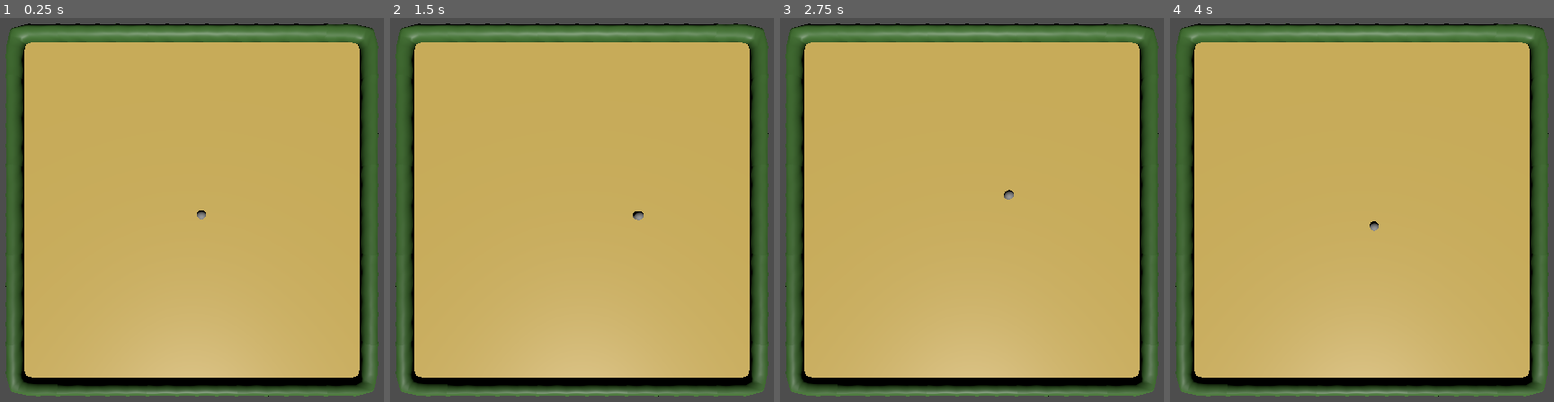
Above: before the commit, frames 1-4 (left to right).
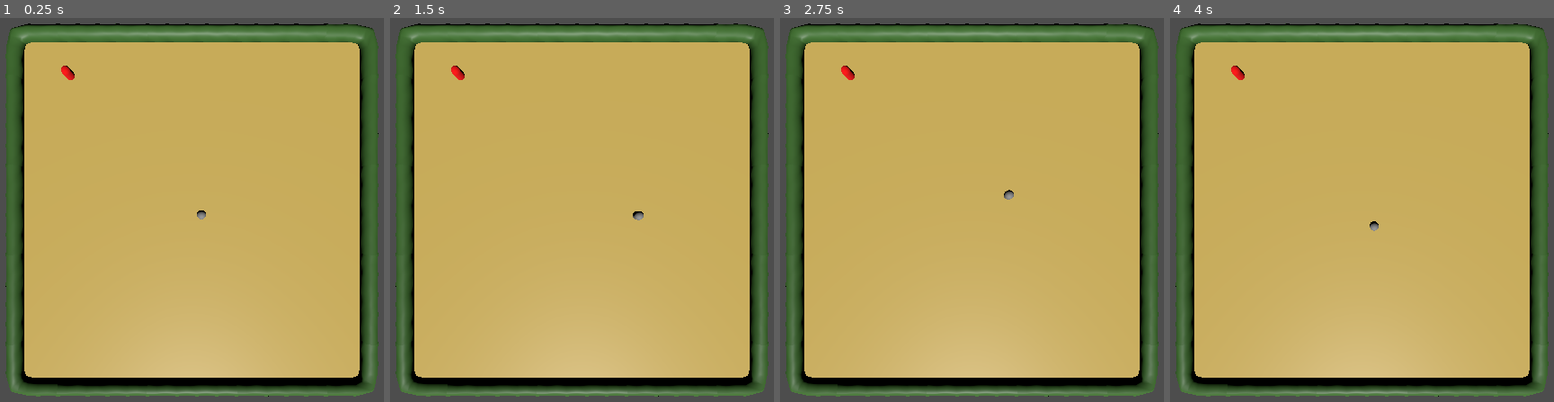
Above: after the commit, the same moments.

Repository: paxwort/microjam-59
Game: Godot game, scene res://Scenes/gameplay-scene.tscn
Same seed, same stepped clock (60 frames per second), same inputs: the game is played once before the commit and once after it. The project has no main scene, so this scene is started directly.
Inputs (mouse positions are in pixels of both pictures, inside the frame that each line leads up to):
- Up to frame 1 (0.25 s): no input
- Up to frame 2 (1.5 s): tap Enter at 0.5 s; move the mouse to (739, 190) at 0.52 s; click (739, 190) at 0.67 s; tap Space at 1.25 s; move the mouse to (439, 229) at 1.27 s; click (439, 229) at 1.42 s
- Up to frame 3 (2.75 s): tap Enter at 2 s; move the mouse to (1044, 121) at 2.02 s; click (1044, 121) at 2.17 s
- Up to frame 4 (4 s): move the mouse to (1327, 290) at 2.77 s; click (1327, 290) at 2.92 s; move the mouse to (outside the picture) at 3.52 s; click (outside the picture) at 3.67 s

The runs differ from the first frame. In frame 1, less than 0.1% of the frame differs, in the area x 15-20%, y 12-17%; in frame 2, less than 0.1%; in frame 3, less than 0.1%; in frame 4, less than 0.1%.

Commit message:
Added enemy detection

Diff:
--- /dev/null
+++ b/Prefabs/units/enemy1.tscn
@@ -0,0 +1,45 @@
+[gd_scene format=3 uid="uid://0eheyviiedvo"]
+
+[ext_resource type="Script" uid="uid://cd5q20xiplt08" path="res://Scripts/characters/character_controller.gd" id="1_lvu0w"]
+[ext_resource type="Script" uid="uid://df8mhgdnot34" path="res://Scripts/characters/components/health_component.gd" id="2_j5edr"]
+[ext_resource type="Script" uid="uid://c5p018jgbut74" path="res://Scripts/characters/components/movement_component.gd" id="3_4ahrx"]
+[ext_resource type="Script" uid="uid://b5ub0e6hj1bfj" path="res://Scripts/characters/components/detection_component.gd" id="4_j5edr"]
+
+[sub_resource type="CapsuleShape3D" id="CapsuleShape3D_dofil"]
+
+[sub_resource type="CapsuleMesh" id="CapsuleMesh_0l0s8"]
+
+[sub_resource type="StandardMaterial3D" id="StandardMaterial3D_lvu0w"]
+albedo_color = Color(1, 0, 0, 1)
+
+[sub_resource type="CylinderShape3D" id="CylinderShape3D_lvu0w"]
+radius = 10.0
+
+[node name="Node3D" type="Node3D" unique_id=281305702]
+
+[node name="CharacterBody3D" type="CharacterBody3D" parent="." unique_id=664548436 groups=["Enemies"]]
+transform = Transform3D(1, 0, 0, 0, 1, 0, 0, 0, 1, 0, 1, 0)
+script = ExtResource("1_lvu0w")
+
+[node name="HealthComponent" type="Node" parent="CharacterBody3D" unique_id=1259452294]
+script = ExtResource("2_j5edr")
+
+[node name="MovementComponent" type="Node3D" parent="CharacterBody3D" unique_id=198029386]
+transform = Transform3D(1, 0, 0, 0, 1, 0, 0, 0, 1, 0, -1, 0)
+script = ExtResource("3_4ahrx")
+speed = 0.0
+
+[node name="NavigationAgent3D" type="NavigationAgent3D" parent="CharacterBody3D/MovementComponent" unique_id=507480189]
+
+[node name="CollisionShape3D" type="CollisionShape3D" parent="CharacterBody3D" unique_id=218177442]
+shape = SubResource("CapsuleShape3D_dofil")
+
+[node name="MeshInstance3D" type="MeshInstance3D" parent="CharacterBody3D" unique_id=470609779]
+mesh = SubResource("CapsuleMesh_0l0s8")
+surface_material_override/0 = SubResource("StandardMaterial3D_lvu0w")
+
+[node name="DetectionComponent" type="Area3D" parent="CharacterBody3D" unique_id=252693936]
+script = ExtResource("4_j5edr")
+
+[node name="CollisionShape3D" type="CollisionShape3D" parent="CharacterBody3D/DetectionComponent" unique_id=36981494]
+shape = SubResource("CylinderShape3D_lvu0w")
--- a/Prefabs/units/unit1.tscn
+++ b/Prefabs/units/unit1.tscn
@@ -8,21 +8,23 @@
 
 [sub_resource type="CapsuleMesh" id="CapsuleMesh_0l0s8"]
 
-[node name="CharacterBody3D" type="CharacterBody3D" unique_id=664548436]
+[node name="Node3D" type="Node3D" unique_id=802232784]
+
+[node name="CharacterBody3D" type="CharacterBody3D" parent="." unique_id=664548436 groups=["Chickens"]]
 transform = Transform3D(1, 0, 0, 0, 1, 0, 0, 0, 1, 0, 1, 0)
 script = ExtResource("1_0l0s8")
 
-[node name="HealthComponent" type="Node" parent="." unique_id=1259452294]
+[node name="HealthComponent" type="Node" parent="CharacterBody3D" unique_id=1259452294]
 script = ExtResource("2_610me")
 
-[node name="MovementComponent" type="Node3D" parent="." unique_id=198029386]
+[node name="MovementComponent" type="Node3D" parent="CharacterBody3D" unique_id=198029386]
 transform = Transform3D(1, 0, 0, 0, 1, 0, 0, 0, 1, 0, -1, 0)
 script = ExtResource("3_x080m")
 
-[node name="NavigationAgent3D" type="NavigationAgent3D" parent="MovementComponent" unique_id=507480189]
+[node name="NavigationAgent3D" type="NavigationAgent3D" parent="CharacterBody3D/MovementComponent" unique_id=507480189]
 
-[node name="CollisionShape3D" type="CollisionShape3D" parent="." unique_id=218177442]
+[node name="CollisionShape3D" type="CollisionShape3D" parent="CharacterBody3D" unique_id=218177442]
 shape = SubResource("CapsuleShape3D_dofil")
 
-[node name="MeshInstance3D" type="MeshInstance3D" parent="." unique_id=470609779]
+[node name="MeshInstance3D" type="MeshInstance3D" parent="CharacterBody3D" unique_id=470609779]
 mesh = SubResource("CapsuleMesh_0l0s8")
--- a/Scenes/gameplay-scene.tscn
+++ b/Scenes/gameplay-scene.tscn
@@ -2,6 +2,7 @@
 
 [ext_resource type="PackedScene" uid="uid://cnjfr1najode1" path="res://Scenes/_base_env_lvl_1.tscn" id="1_geme8"]
 [ext_resource type="PackedScene" uid="uid://dgqwhhka8on0i" path="res://Prefabs/units/unit1.tscn" id="2_geme8"]
+[ext_resource type="PackedScene" uid="uid://0eheyviiedvo" path="res://Prefabs/units/enemy1.tscn" id="3_yyx7o"]
 
 [sub_resource type="NavigationMesh" id="NavigationMesh_2vprq"]
 vertices = PackedVector3Array(18.319153, 0.5, 18.819149, 18.819153, 0.5, 17.569149, 18.569153, 0.5, -18.680851, -18.680847, 0.5, -18.680851, -18.680847, 0.5, 18.569149)
@@ -24,3 +25,6 @@
 transform = Transform3D(1, 0, 0, 0, 0.7071068, 0.7071068, 0, -0.7071068, 0.7071068, 0, 26.886759, 10.571879)
 
 [node name="Unit1" parent="." unique_id=622480961 instance=ExtResource("2_geme8")]
+
+[node name="Enemy1" parent="." unique_id=281305702 instance=ExtResource("3_yyx7o")]
+transform = Transform3D(1, 0, 0, 0, 1, 0, 0, 0, 1, -13.901617, 0, -15.364186)
--- a/Scripts/characters/character_controller.gd
+++ b/Scripts/characters/character_controller.gd
@@ -7,12 +7,10 @@
 func _ready() -> void:
 	var target = Vector3(10, 0, 5)
 	_movementComponent.move_to_location(target)
-	print_debug("Current health: %s" % _healthComponent.get_health())
 
 
 func _unhandled_input(event: InputEvent) -> void:
 	if event is InputEventMouseButton and event.button_index == MOUSE_BUTTON_LEFT and event.pressed:
-		print_debug("Click detected")
 		var camera: Camera3D = get_viewport().get_camera_3d()
 		if not camera:
 			push_warning("Point and Click failed: No active Camera3D found in the viewport.")
--- /dev/null
+++ b/Scripts/characters/components/detection_component.gd
@@ -0,0 +1,19 @@
+class_name DetectionComponent
+extends Area3D
+
+signal player_entered_area(player: Node3D)
+signal player_lost()
+
+var current_target: Node3D
+
+func _ready() -> void:
+	body_entered.connect(_on_body_entered)
+	body_exited.connect(_on_body_exited)
+
+func _on_body_entered(body: Node3D) -> void:
+	if body.is_in_group("Chickens"):
+		print_debug("Chicken entered area")
+
+func _on_body_exited(body: Node3D) -> void:
+	if body.is_in_group("Chickens"):
+		print_debug("Chicken exited area")
--- a/Scripts/characters/components/movement_component.gd
+++ b/Scripts/characters/components/movement_component.gd
@@ -8,7 +8,6 @@
 
 func _ready() -> void:
 	parent = get_parent()
-	print_debug(_navAgent.radius)
 
 func _physics_process(_delta: float) -> void:
 	if not parent is CharacterBody3D:
--- /dev/null
+++ b/Scripts/characters/enemy_controller.gd
@@ -0,0 +1,5 @@
+class_name EnemyController
+extends CharacterBody3D
+
+@onready var _healthComponent: HealthComponent = $HealthComponent
+@onready var _movementComponent: MovementComponent = $MovementComponent
--- a/project.godot
+++ b/project.godot
@@ -14,6 +14,11 @@
 config/features=PackedStringArray("4.6", "GL Compatibility")
 config/icon="res://icon.svg"
 
+[global_group]
+
+Chickens=""
+Enemies=""
+
 [physics]
 
 3d/physics_engine="Jolt Physics"
Not shown, added: Scripts/characters/components/detection_component.gd.uid
Not shown, added: Scripts/characters/enemy_controller.gd.uid
